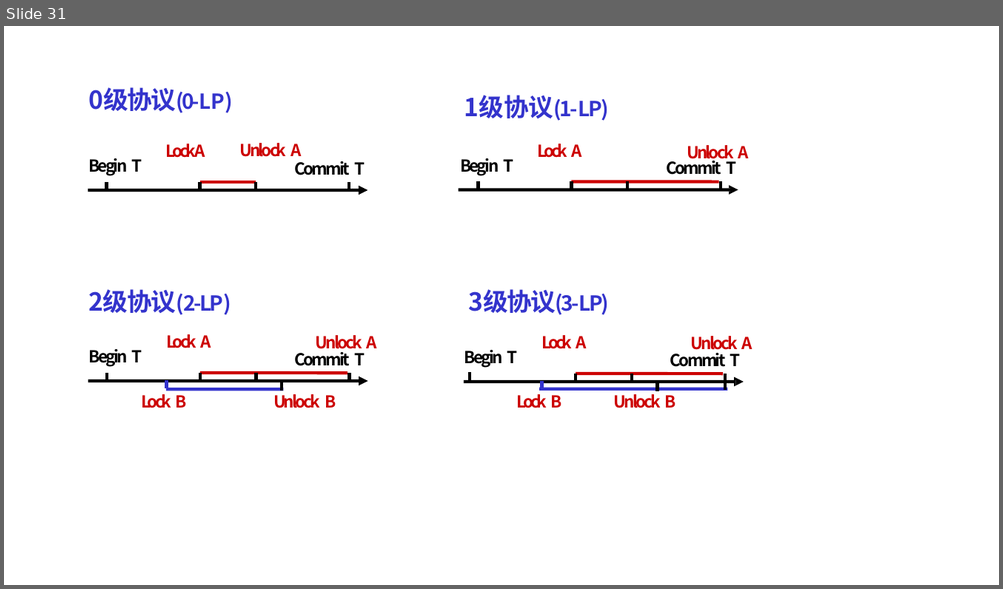
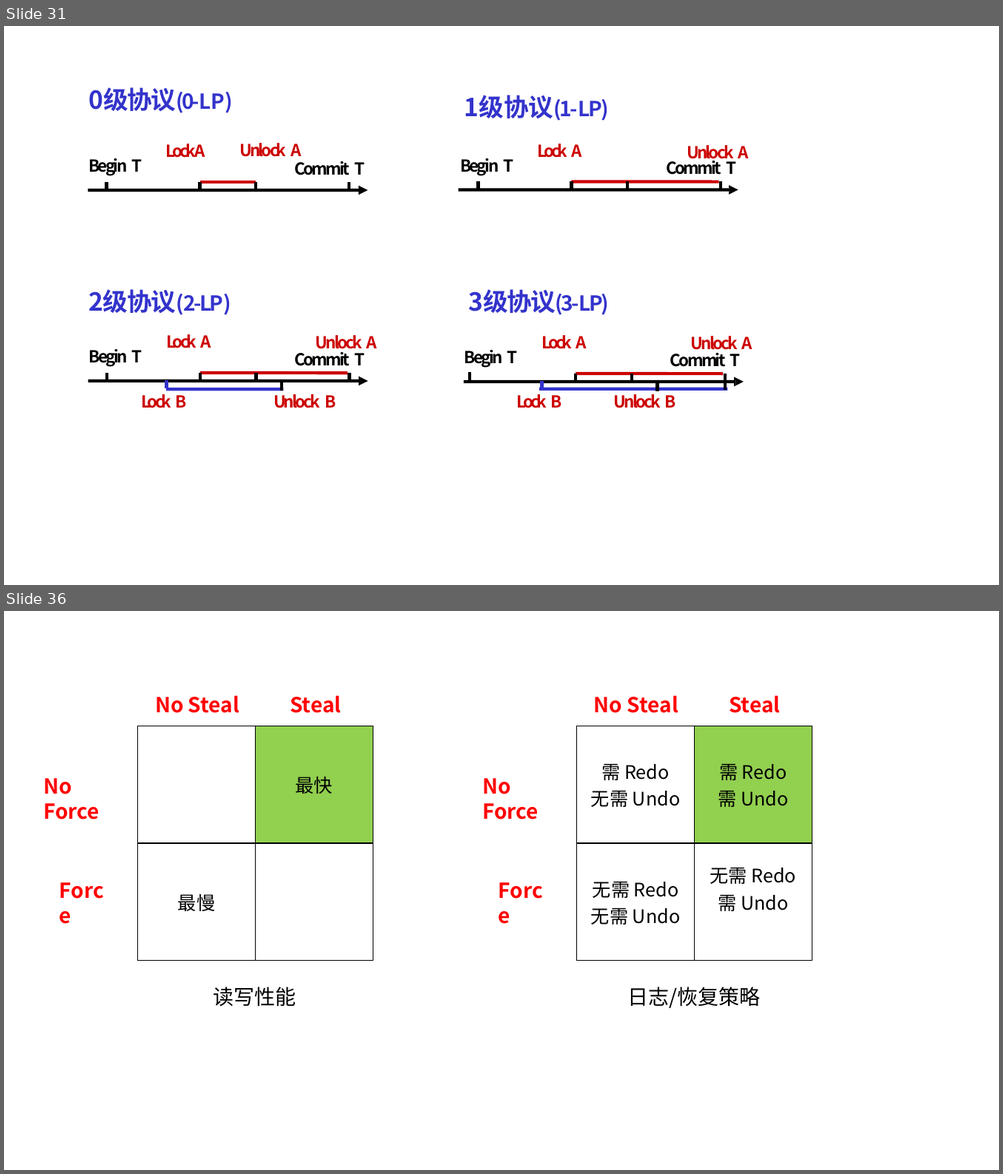
Before and after one commit to guofei9987/a, a slide deck: computer/database/database.pptx. Shown one above the other, each under a label of ours: slide 31 before the commit, slides 31 and 36 after it; the slides between them are not shown. The pictures are 1003x589 and 1003x1174 pixels, drawn with LibreOffice and Linux fonts; fonts in the diff are those of the drawing. Boxes give left, top, right and bottom in pixels: in the first picture for what was removed or moved away, otherwise in the second. Text is boxed around its words. In the diff, an @@ line names an element or a change of style, - is before the commit and + after.

```diff
--- a/computer/database/database.pptx
+++ b/computer/database/database.pptx
@@ slide 36 added at [4,611,999,1170], background #FFFFFF @@
@@ text added at [155,695,239,713], 20 pt, text #FF0000, bold @@
+No Steal
@@ text added at [290,695,341,713], 20 pt, text #FF0000, bold @@
+Steal
@@ text added at [594,695,678,713], 20 pt, text #FF0000, bold @@
+No Steal
@@ text added at [728,695,780,713], 20 pt, text #FF0000, bold @@
+Steal
@@ table added at [137,726,372,961], 2 rows, 2 columns @@
+ | 最快
+最慢 | 
@@ table added at [577,726,811,961], 2 rows, 2 columns @@
+需 Redo / 无需 Undo | 需 Redo / 需 Undo
+无需 Redo / 无需 Undo | 无需 Redo / 需 Undo
@@ text added at [43,778,72,795], 20 pt, text #FF0000, bold @@
+No Force
@@ text added at [482,778,511,795], 20 pt, text #FF0000, bold @@
+No Force
@@ text added at [43,803,99,820], 20 pt, text #FF0000, bold @@
+Force
@@ text added at [482,803,538,820], 20 pt, text #FF0000, bold @@
+Force
@@ text added at [213,987,296,1007], 20 pt, text #000000 @@
+读写性能
@@ text added at [627,987,760,1008], 20 pt, text #000000 @@
+日志/恢复策略
```
Also in this commit, not shown: 1 slide changed, 5 other slides added, 5 other files.
